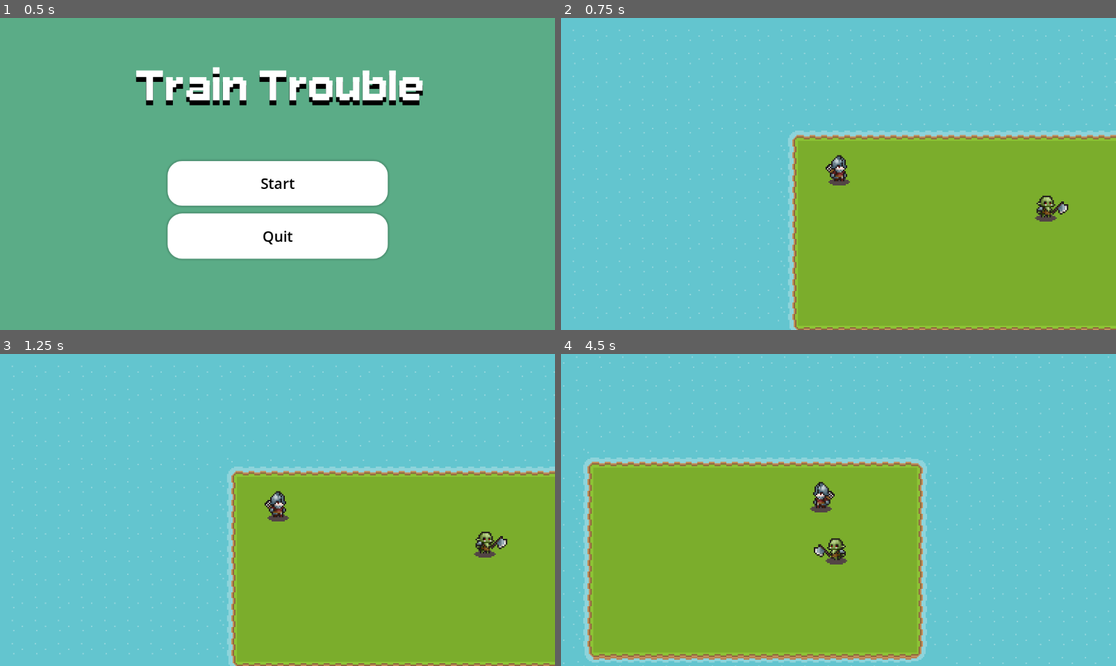
Above: before the commit, frames 1-4 (two rows, left to right).
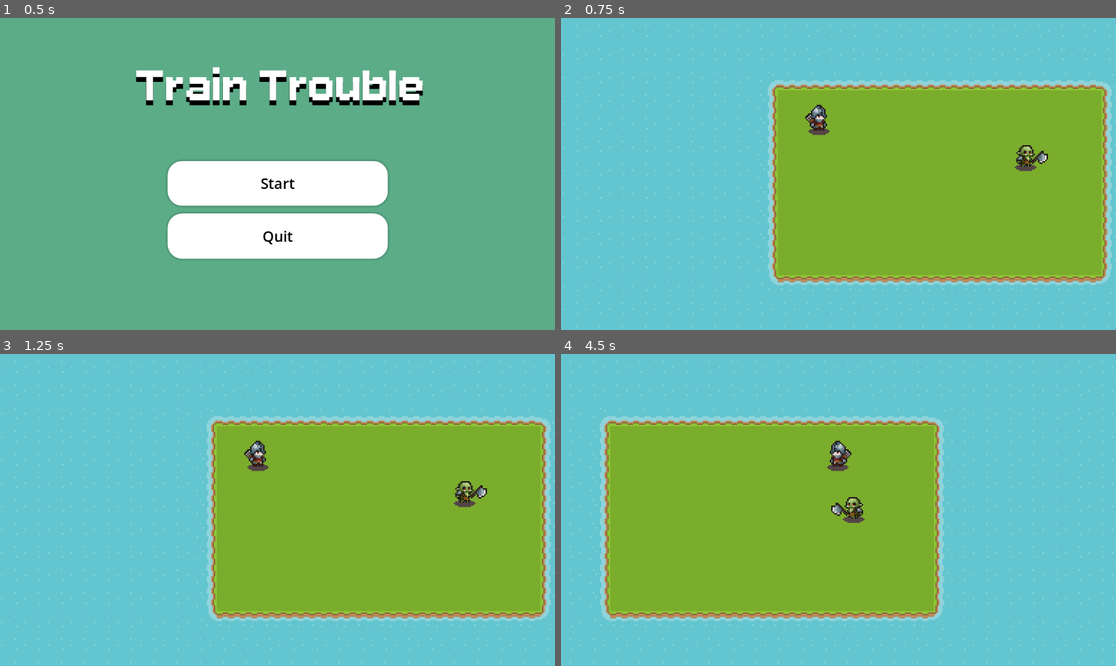
Above: after the commit, the same moments.

Repository: EyeAmTheOne/CS180_Project
Game: Godot game, scene res://ui/menus/MainMenu.tscn
Same seed, same stepped clock (60 frames per second), same inputs: the game is played once before the commit and once after it.
Inputs:
- Up to frame 1 (0.5 s): no input
- Up to frame 2 (0.75 s): click "Start" at 0.5 s
- Up to frame 3 (1.25 s): no input
- Up to frame 4 (4.5 s): hold D (right) 1.28-2.03 s; tap F (attack) every 0.75 s from 1.35 to 4.35 s; hold S (down) 2.03-2.78 s; hold D (right) 2.78-3.53 s; hold W (up) 3.53-4.28 s; hold A (left) from 4.28 s (still down)

Frame 1 is identical in both runs. In frame 2, 27% of the frame differs, in the area x 0-100%, y 2-100%; in frame 3, 27%; in frame 4, 25%.

Commit message:
Add limit to camera in main scene

Diff:
--- a/main.tscn
+++ b/main.tscn
@@ -1817,6 +1817,10 @@
 position = Vector2(0, -5)
 zoom = Vector2(3, 3)
 process_callback = 0
+limit_left = -150
+limit_top = -50
+limit_right = 350
+limit_bottom = 200
 position_smoothing_enabled = true
 
 [node name="TileMapLayer" type="TileMapLayer" parent="."]
